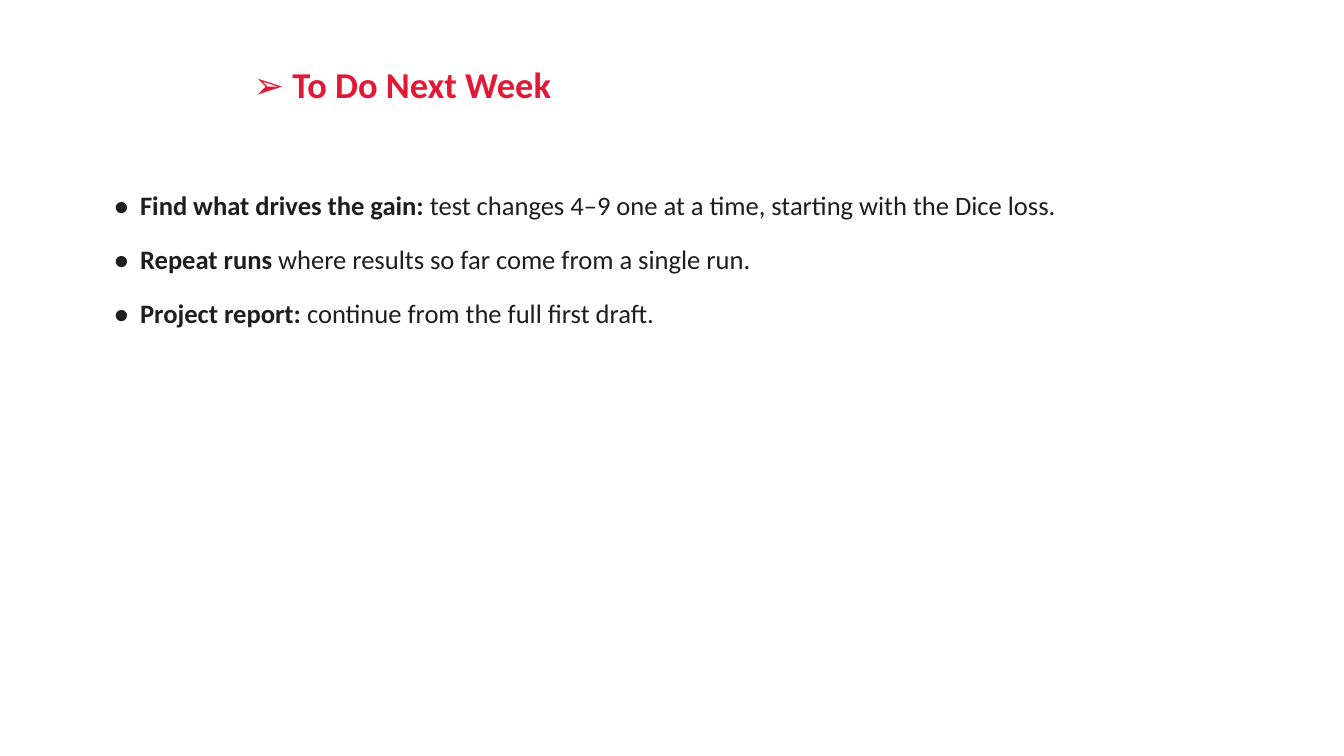
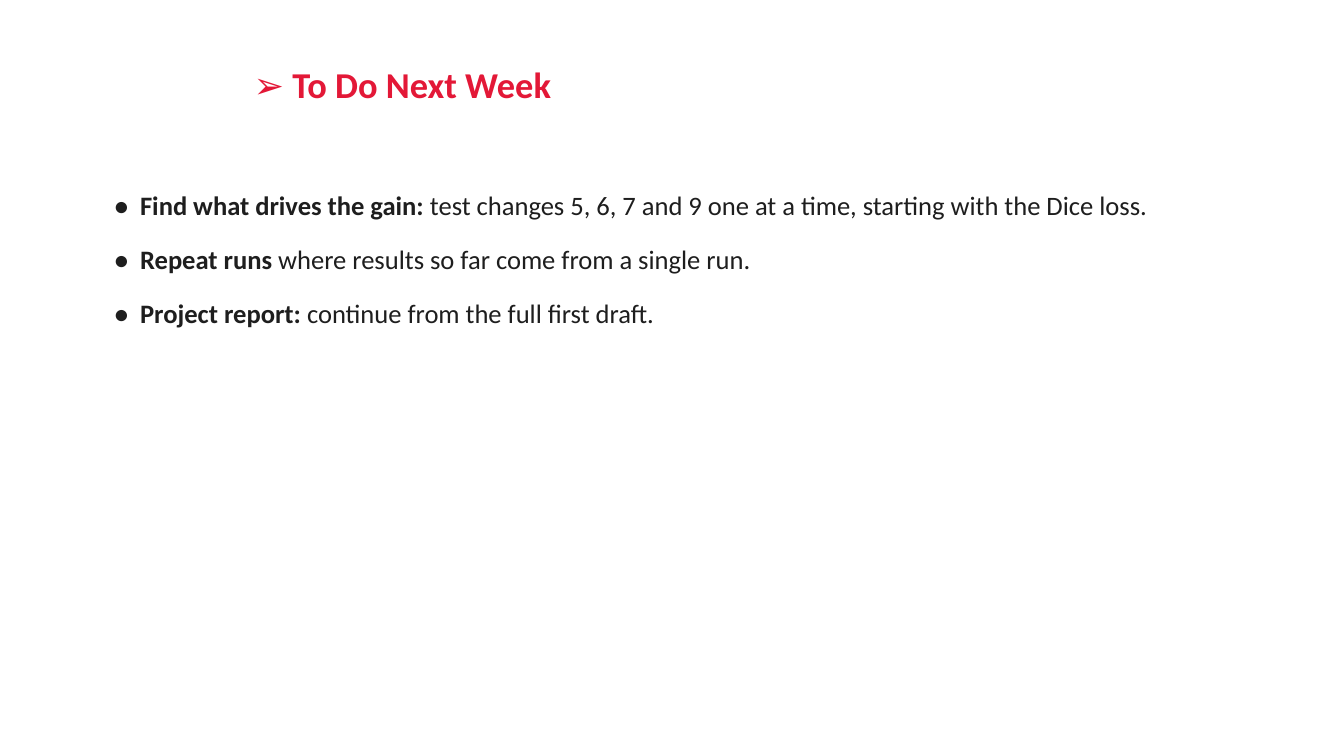
Before and after one commit to RonakSinghRaina/MP, a slide deck: slide 11 of Weekly_Report_Hybrid_DiL_Lab.pptx. Drawn at 1344x756 pixels with LibreOffice and Linux fonts; fonts in the diff are those of the drawing; background and template pictures are left out. Boxes give left, top, right and bottom in pixels: in the first picture for what was removed or moved away, otherwise in the second. Text is boxed around its words. In the diff, an @@ line names an element or a change of style, - is before the commit and + after.

```diff
--- a/Weekly_Report_Hybrid_DiL_Lab.pptx
+++ b/Weekly_Report_Hybrid_DiL_Lab.pptx
@@ text at (x1=140, y1=196, x2=1147, y2=220): text changed @@
-• Find what drives the gain: test changes 4–9 one at a time, starting with the Dice loss.
+• Find what drives the gain: test changes 5, 6, 7 and 9 one at a time, starting with the Dice loss.
```
Also in this commit, not shown: 8 other slides changed, 3 other files.
